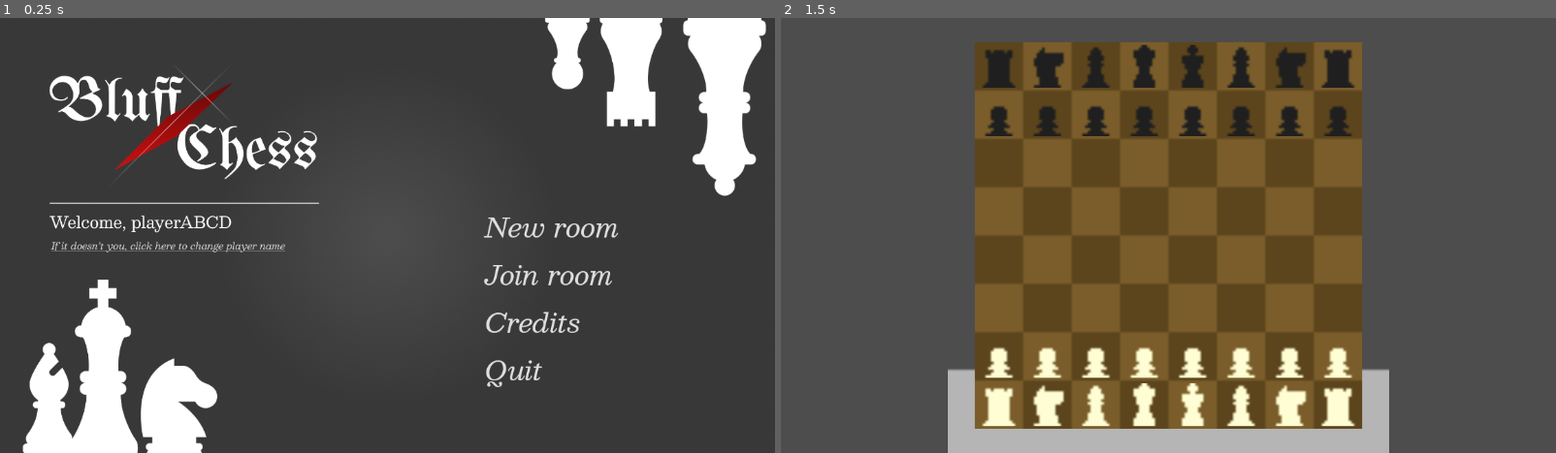
Above: before the commit, frames 1-2 (left to right).
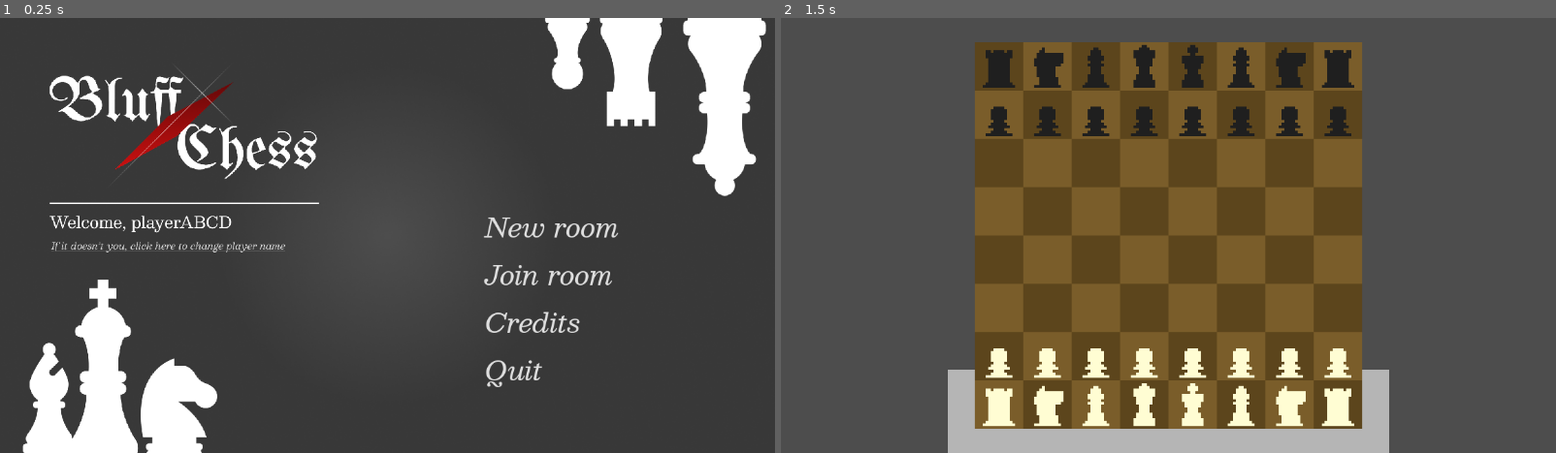
Above: after the commit, the same moments.

Repository: IamKittitat/2110511-bluffchess
Game: Godot game, scene res://Scenes/main_menu.tscn
Two runs of this game, one before a commit and one after it. Both use one fixed random seed, a clock stepped at 60 frames per second and the inputs below.
Inputs (mouse positions are in pixels of both pictures, inside the frame that each line leads up to):
- Up to frame 1 (0.25 s): no input
- Up to frame 2 (1.5 s): click "New room" at 0.5 s; tap Enter at 1.25 s; move the mouse to (1339, 213) at 1.27 s; click (1339, 213) at 1.42 s

The runs differ from the first frame. In frame 1, 0.6% of the frame differs, in the area x 3-99%, y 0-100%; in frame 2, 1.1%, in the area x 21-79%, y 6-94%.

Commit message:
feat: rendering to nearest

Diff:
--- a/Scenes/chess.gd
+++ b/Scenes/chess.gd
@@ -223,6 +223,7 @@
 	delete_dots()
 	state = false
 
+	# Can instantly switch to move another piece
 	if (selected_piece.x != var2 || selected_piece.y != var1) && (white && board[var2][var1] > 0 || !white && board[var2][var1] < 0):
 		selected_piece = Vector2(var2, var1)
 		show_options()
--- a/project.godot
+++ b/project.godot
@@ -18,3 +18,7 @@
 [dotnet]
 
 project/assembly_name="2110511-BluffChess"
+
+[rendering]
+
+textures/canvas_textures/default_texture_filter=0
